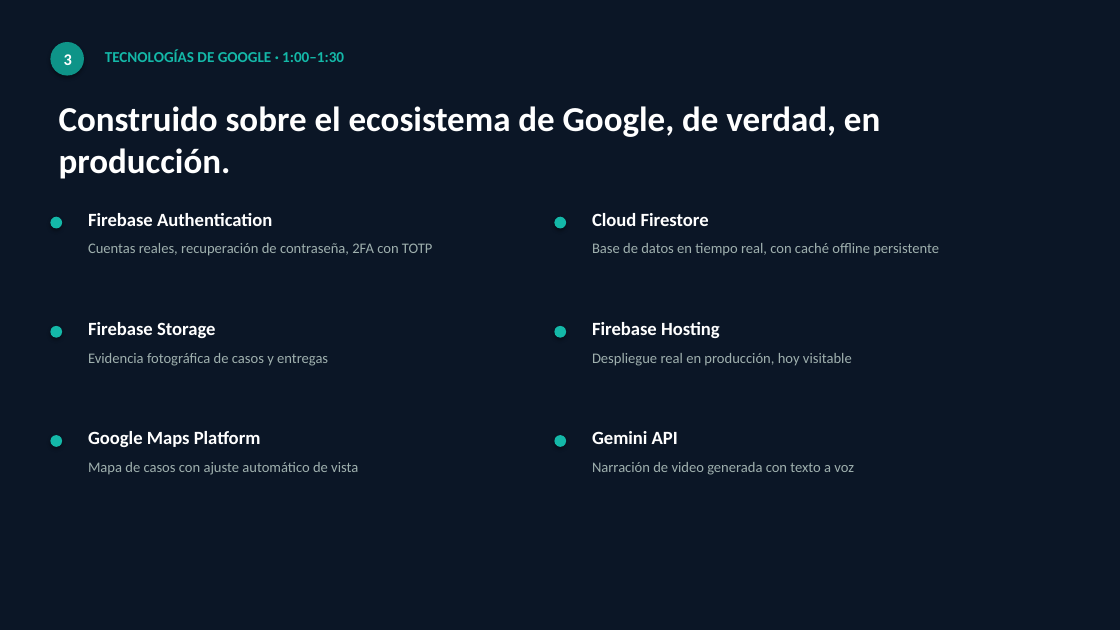
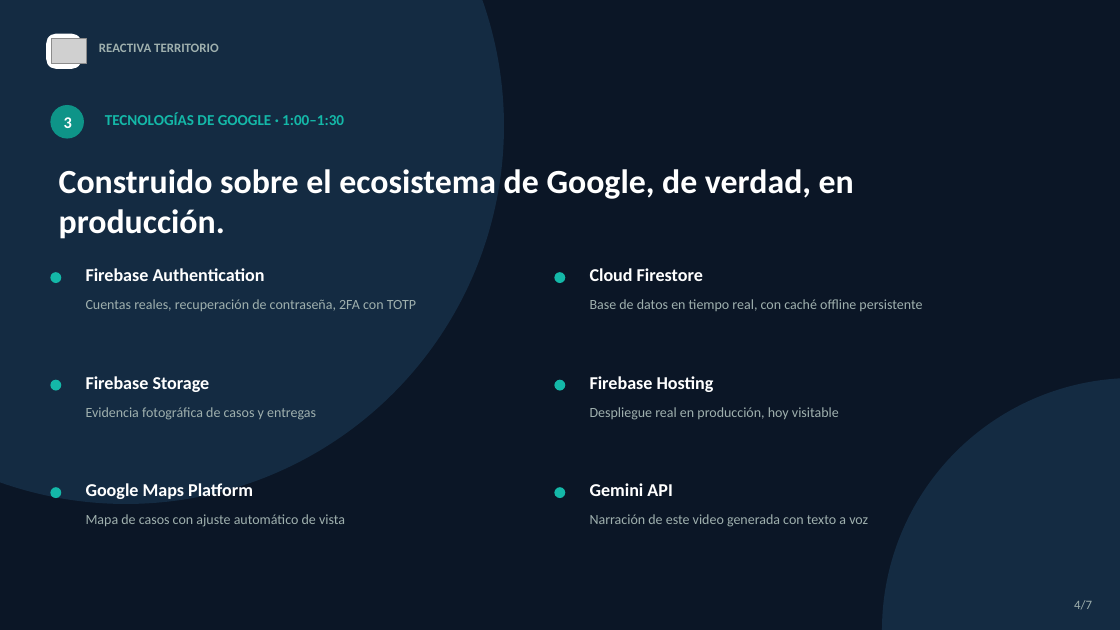
Before and after one commit to lnieto044/ReActiva_Territorio, a slide deck: slide 4 of docs/slides.pptx. Drawn at 1120x630 pixels with LibreOffice and Linux fonts; fonts in the diff are those of the drawing; grey boxes stand for pictures. Boxes give left, top, right and bottom in pixels: in the first picture for what was removed or moved away, otherwise in the second. Text is boxed around its words. In the diff, an @@ line names an element or a change of style, - is before the commit and + after.

Commit message:
Mejora las diapositivas: logo real de la marca y mas pulido visual

```diff
--- a/docs/slides.pptx
+++ b/docs/slides.pptx
@@ ellipse added at [0, 0, 504, 504], fill #142B42 @@
@@ rounded rectangle added at [46, 34, 82, 69], fill #FFFFFF @@
@@ picture added at [51, 39, 87, 64] @@
@@ text added at [99, 43, 219, 52], 11 pt, text #9FB0AE, bold @@
+REACTIVA TERRITORIO
@@ 2 texts, 1 ellipse: place and size @@
-2 texts, 1 ellipse at [50, 42, 880, 179]
+2 texts, 1 ellipse at [50, 105, 854, 239]
@@ text "Construido sobre el ecosistema de ..." at [59, 169, 854, 239]: size 30 to 29 pt @@
@@ size 16 to 15.5 pt in 6 elements at [86, 483, 253, 499], [590, 483, 672, 496], [86, 376, 210, 392], [590, 376, 714, 392], [86, 268, 265, 281], [590, 268, 703, 281] @@
@@ shadow off in 7 elements at [50, 105, 84, 139], [50, 487, 61, 498], [555, 487, 565, 498], [50, 380, 61, 391], [555, 380, 565, 391], [555, 272, 565, 283], [50, 272, 61, 283] @@
@@ 4 ellipses: place and size @@
-4 ellipses at [50, 217, 566, 338]
+4 ellipses at [50, 272, 565, 391]
@@ 11 texts: place and size @@
-11 texts at [88, 213, 939, 475]
+11 texts at [86, 268, 922, 527]
@@ size 12.5 to 12 pt in 5 elements at [86, 514, 345, 527], [86, 407, 316, 420], [590, 407, 839, 420], [86, 299, 416, 311], [590, 299, 922, 311] @@
@@ ellipse added at [882, 378, 1120, 630], fill #142B42 @@
@@ ellipse: place and size @@
-ellipse at [50, 435, 62, 447]
+ellipse at [50, 487, 61, 498]
@@ ellipse: place and size @@
-ellipse at [555, 435, 566, 447]
+ellipse at [555, 487, 565, 498]
@@ text at [590, 514, 868, 527]: text changed; size 12.5 to 12 pt @@
-Narración de video generada con texto a voz
+Narración de este video generada con texto a voz
@@ text added at [1074, 600, 1092, 609], 11 pt, text #9FB0AE @@
+4/7
```
Also in this commit, not shown: 6 other slides changed.
